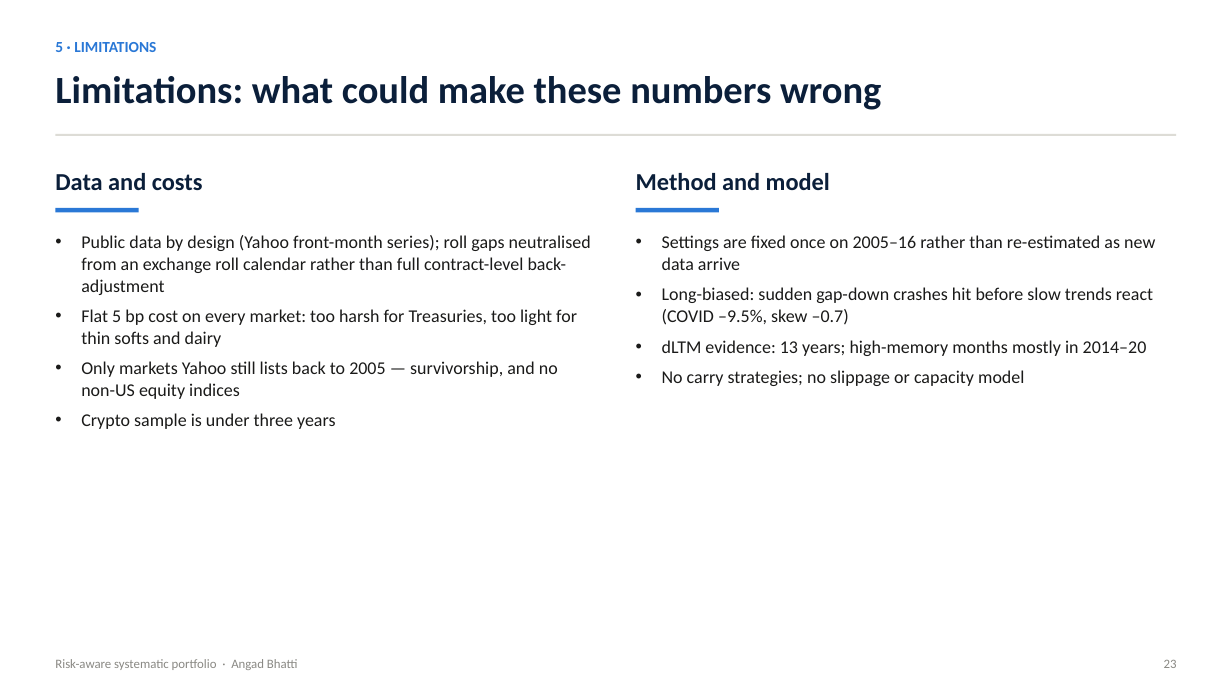
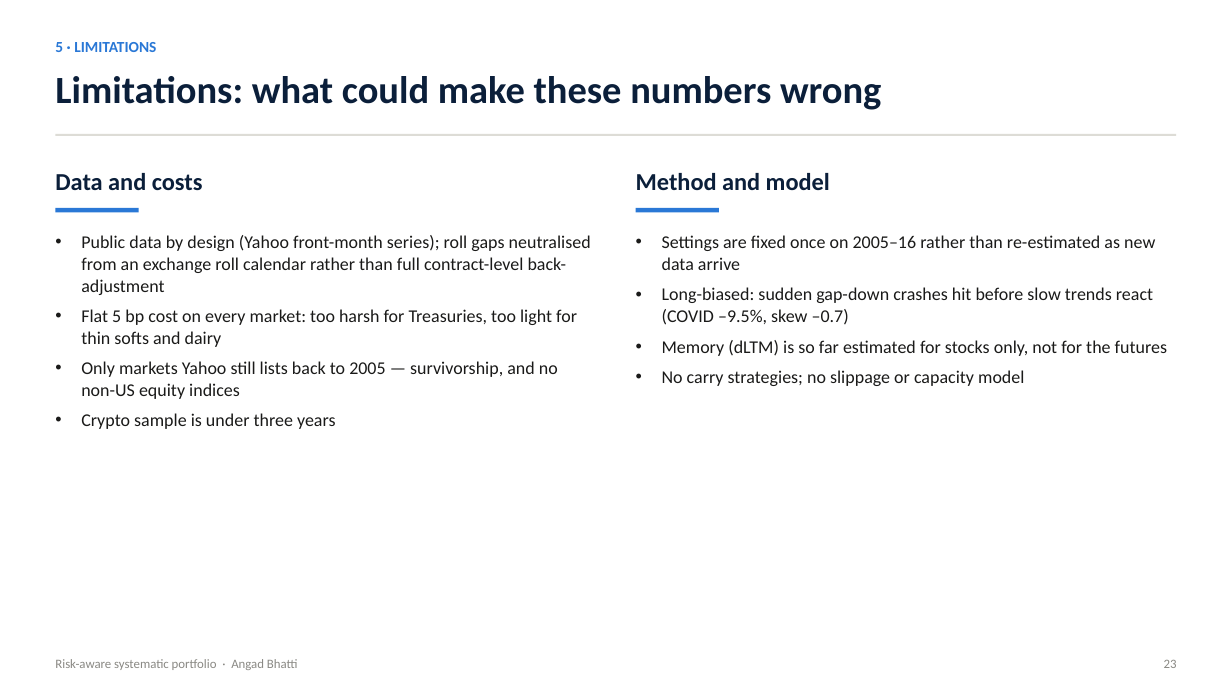
Before and after one commit to Abhatti-123123/carver, a slide deck: slide 23 of carver_presentation.pptx. Drawn at 1232x693 pixels with LibreOffice and Linux fonts; fonts in the diff are those of the drawing. Boxes give left, top, right and bottom in pixels: in the first picture for what was removed or moved away, otherwise in the second. Text is boxed around its words. In the diff, an @@ line names an element or a change of style, - is before the commit and + after.

```diff
--- a/carver_presentation.pptx
+++ b/carver_presentation.pptx
@@ text at (x1=662, y1=340, x2=1167, y2=356): text changed @@
-• dLTM evidence: 13 years; high-memory months mostly in 2014–20
+• Memory (dLTM) is so far estimated for stocks only, not for the futures
```
Also in this commit, not shown: 12 other slides changed, 1 slide added, 1 slide removed, 4 other files.
